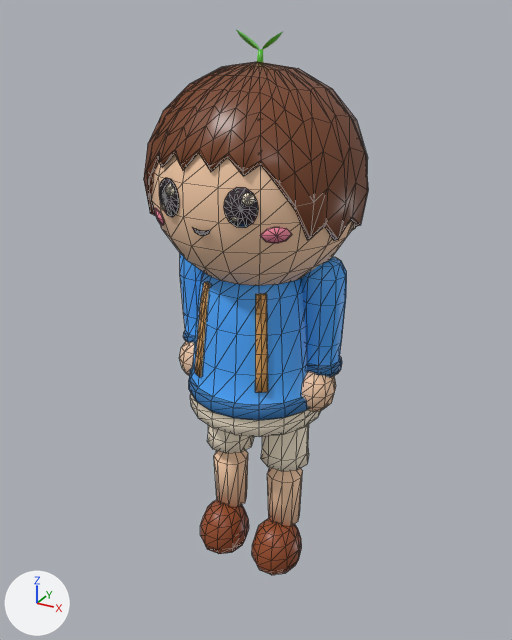
Before and after pictures for a commit that changed the glTF model public/assets/models/hero-tall.glb.
Both versions are drawn from a 50 mm lens placed at (1.49, -2.72, 2.7), pointed at (-0.03, 0.04, 1.31). The axes (+X, +Y, +Z) are drawn at lower left. The lights are the same throughout. The older version comes first. Mesh edges are drawn as thin lines on the coarser meshes. Where no turn or scale is listed for an object, it has been applied to the vertices. Vertices at exactly the same position are counted once.

Script lines for the objects in view, before the commit:
```python
ob_arm_left = bpy.data.objects.new('arm-left', me_arm_left)
ob_arm_left.parent = ob_hero
ob_arm_left.location = (-0.323, 0.02, 1.526)
ob_arm_right = bpy.data.objects.new('arm-right', me_arm_right)
ob_arm_right.parent = ob_hero
ob_arm_right.location = (0.323, 0.02, 1.526)
ob_body = bpy.data.objects.new('body', me_body)
ob_body.location = (0.0, 0.0, 1.261)
ob_head = bpy.data.objects.new('head', me_head)
ob_head.location = (0.0, 0.0, 1.632)
ob_leg_left = bpy.data.objects.new('leg-left', me_leg_left)
ob_leg_left.location = (-0.16, 0.0, 0.88)
ob_leg_right = bpy.data.objects.new('leg-right', me_leg_right)
ob_leg_right.location = (0.16, 0.0, 0.88)
```
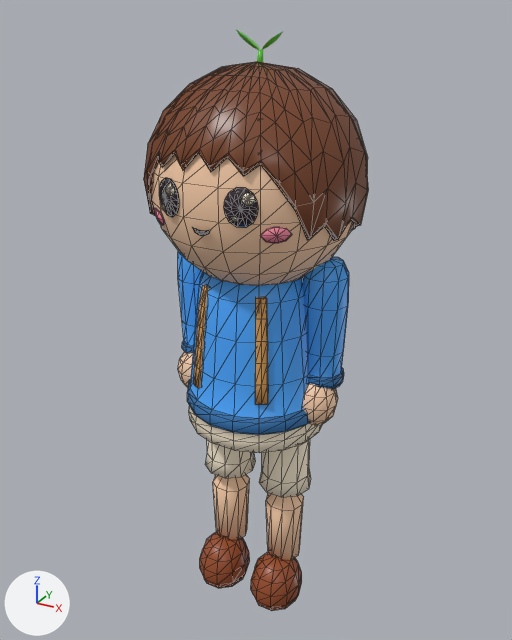
The newer file is also rescaled (x0.95), turned or shifted as a whole; pictures and numbers use the older file's frame.

Changed parts and their boxes (x1, y1, x2, y2) in the pictures (512 x 640 px; the box of a moved part takes in the faces that stretch with it):
'body', reshaped (10% taller): before (189, 272, 322, 437); after (187, 272, 323, 453)
'leg-right', reshaped (14% taller): before (252, 424, 309, 575); after (251, 439, 311, 611)
'leg-left', reshaped (15% taller): before (200, 425, 254, 554); after (200, 440, 256, 588)
'arm-right', reshaped (9% taller): before (301, 257, 347, 412); after (302, 256, 349, 425)
'arm-left', reshaped (11% taller): before (179, 253, 203, 375); after (178, 251, 203, 387)
part 1 of me_arm_left, moved or reshaped: before (179, 341, 195, 375); after (178, 352, 193, 387)
part 2 of me_arm_left, moved or reshaped: before (180, 253, 203, 343); after (178, 251, 203, 353)
part 3 of me_arm_right, moved or reshaped: before (301, 371, 336, 412); after (302, 383, 338, 425)
part 4 of me_arm_right, moved or reshaped: before (301, 257, 347, 377); after (302, 256, 349, 389)
part 6 of me_leg_left, moved or reshaped: before (200, 500, 249, 554); after (200, 532, 250, 588)
part 7 of me_leg_left, moved or reshaped: before (207, 425, 254, 507); after (206, 440, 256, 540)
part 8 of me_leg_right, moved or reshaped: before (252, 518, 302, 575); after (251, 552, 302, 611)
part 9 of me_leg_right, moved or reshaped: before (261, 424, 309, 526); after (259, 439, 311, 560)

Diff of the bpy script that builds the scene:
```diff
--- a/public/assets/models/hero-tall.glb.py
+++ b/public/assets/models/hero-tall.glb.py
@@ me_arm_left @@
 # used by ob_arm_left; parent = ob_hero; location = (-0.323, 0.02, 1.526)
-me_arm_left.from_pydata(...)  # 154 vertices, 296 faces; spans x -0.106..0.106, y -0.145..0.101, z -0.571..0.168
+me_arm_left.from_pydata(...)  # 154 vertices, 296 faces; spans x -0.119..0.1, y -0.149..0.105, z -0.642..0.171
+# me_arm_left part 1: the loose piece of 52 vertices spanning x -0.099..0.099, y -0.145..0.049, z -0.571..-0.331 is scaled about its middle by (1.03, 1.03, 1.05), then moved by (-0.009, 0.0, -0.065)
+# me_arm_left part 2: 82 of 154 vertices moved; they spanned x -0.106..0.106, y -0.101..0.101, z -0.386..0.168 and now span x -0.119..0.1, y -0.103..0.105, z -0.448..0.171; mean shift (-0.009, 0.001, -0.038); largest move (-0.088, 0.0, -0.382) -> (-0.1, 0.001, -0.443)
+# other edits to the shape of me_arm_left do not show in these pictures
 me_arm_left.materials.append(mat_hero_shirt_shade)
@@ me_arm_right @@
 # used by ob_arm_right; parent = ob_hero; location = (0.323, 0.02, 1.526)
-me_arm_right.from_pydata(...)  # 154 vertices, 296 faces; spans x -0.106..0.106, y -0.145..0.101, z -0.571..0.168
+me_arm_right.from_pydata(...)  # 154 vertices, 296 faces; spans x -0.1..0.119, y -0.149..0.105, z -0.642..0.171
+# me_arm_right part 3: the loose piece of 52 vertices spanning x -0.099..0.099, y -0.145..0.049, z -0.571..-0.331 is scaled about its middle by (1.03, 1.03, 1.05), then moved by (0.009, 0.0, -0.065)
+# me_arm_right part 4: 82 of 154 vertices moved; they spanned x -0.106..0.106, y -0.101..0.101, z -0.386..0.168 and now span x -0.1..0.119, y -0.103..0.105, z -0.448..0.171; mean shift (0.009, 0.001, -0.038); largest move (0.088, 0.0, -0.382) -> (0.1, 0.001, -0.443)
+# other edits to the shape of me_arm_right do not show in these pictures
 me_arm_right.materials.append(mat_hero_shirt_shade)
@@ me_body @@
-me_body.from_pydata(...)  # 484 vertices, 912 faces; spans x -0.343..0.343, y -0.338..0.376, z -0.393..0.398
+me_body.from_pydata(...)  # 484 vertices, 912 faces; spans x -0.352..0.352, y -0.347..0.386, z -0.476..0.393
+# me_body part 5: the whole mesh is multiplied about its middle by the matrix ((1.027, 0.0, 0.0), (0.0, 1.027, 0.0), (0.0, 0.0, 1.098)), then moved by (0.0, 0.001, -0.044)
 me_body.materials.append(mat_hero_pants)
@@ me_leg_left @@
-me_leg_left.from_pydata(...)  # 126 vertices, 240 faces; spans x -0.128..0.128, y -0.22..0.118, z -0.88..0.045
+me_leg_left.from_pydata(...)  # 126 vertices, 240 faces; spans x -0.139..0.132, y -0.232..0.129, z -1.114..-0.035
+# me_leg_left part 6: the loose piece of 62 vertices spanning x -0.128..0.128, y -0.22..0.06, z -0.88..-0.622 is scaled about its middle by 1.05, then moved by (-0.003, -0.004, -0.227)
+# me_leg_left part 7: 64 of 126 vertices moved; they spanned x -0.124..0.124, y -0.118..0.118, z -0.648..0.045 and now span x -0.139..0.132, y -0.129..0.129, z -0.87..-0.035; mean shift (-0.003, 0.0, -0.141); largest move (0.0, 0.0, -0.648) -> (-0.003, 0.0, -0.87)
 me_leg_left.materials.append(mat_hero_pants)
@@ me_leg_right @@
-me_leg_right.from_pydata(...)  # 126 vertices, 240 faces; spans x -0.128..0.128, y -0.22..0.118, z -0.88..0.045
+me_leg_right.from_pydata(...)  # 126 vertices, 240 faces; spans x -0.132..0.139, y -0.232..0.129, z -1.114..-0.035
+# me_leg_right part 8: the loose piece of 62 vertices spanning x -0.128..0.128, y -0.22..0.06, z -0.88..-0.622 is scaled about its middle by 1.05, then moved by (0.003, -0.004, -0.227)
+# me_leg_right part 9: 64 of 126 vertices moved; they spanned x -0.124..0.124, y -0.118..0.118, z -0.648..0.045 and now span x -0.132..0.139, y -0.129..0.129, z -0.87..-0.035; mean shift (0.003, 0.0, -0.141); largest move (0.0, 0.0, -0.648) -> (0.003, 0.0, -0.87)
 me_leg_right.materials.append(mat_hero_pants)
```
